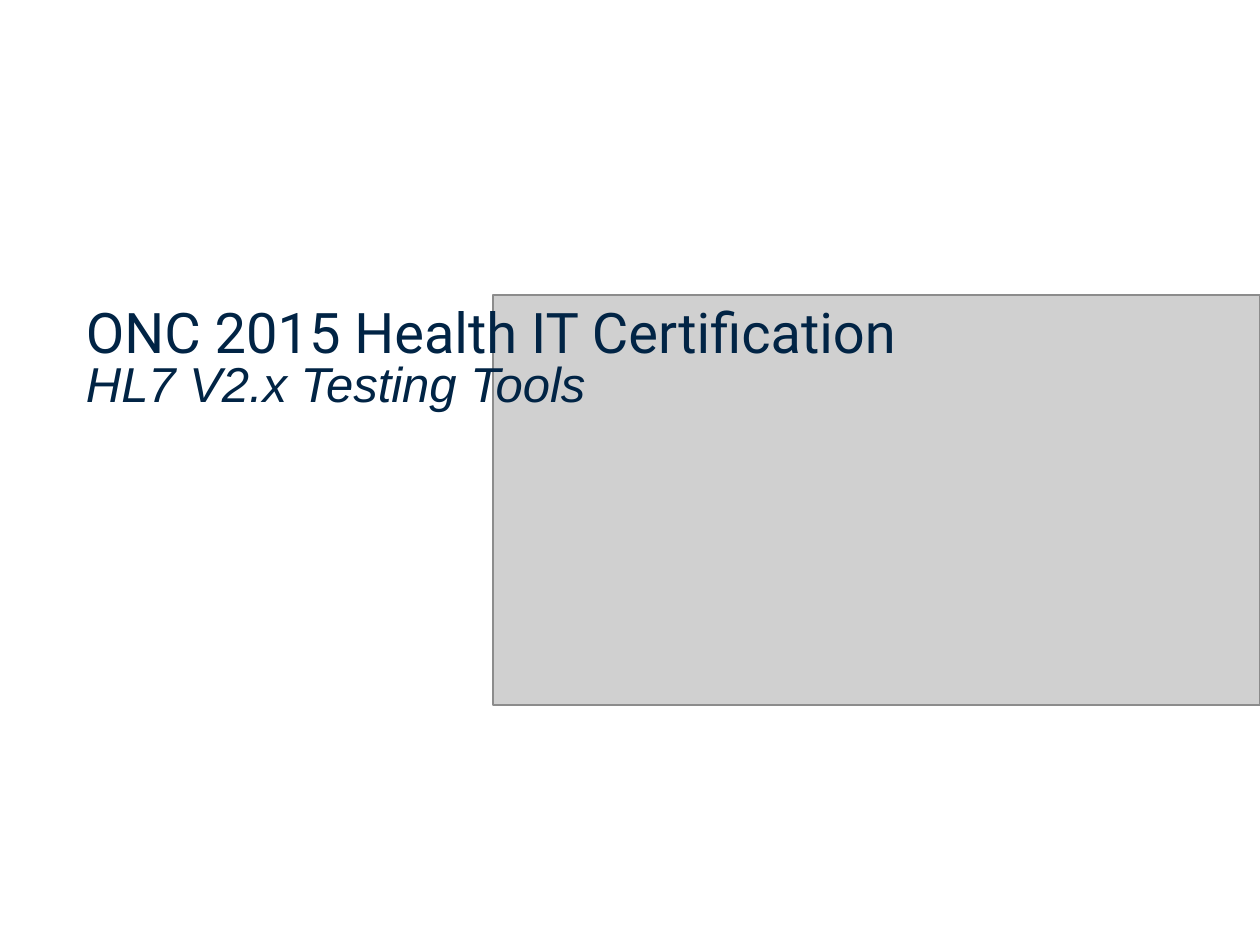
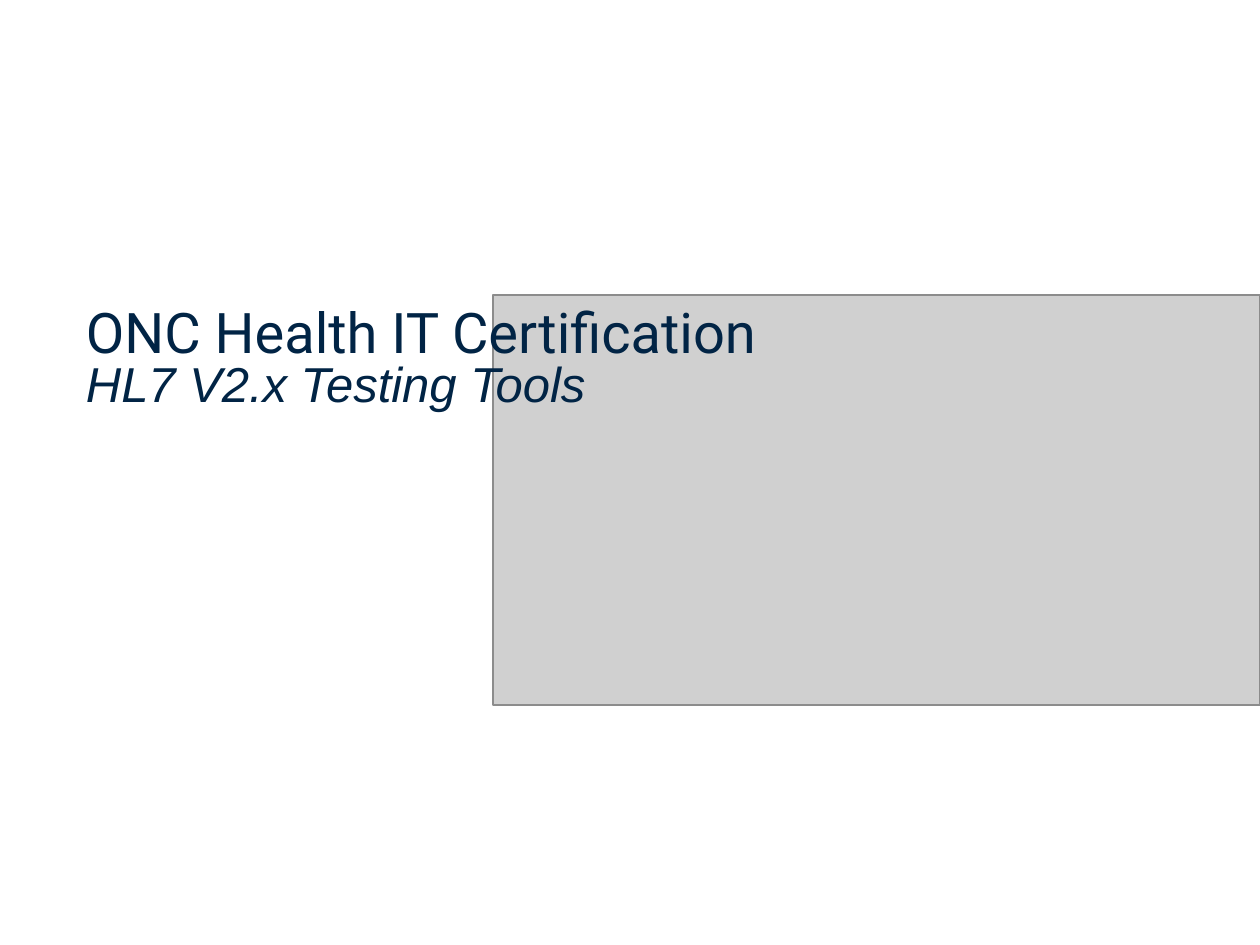
Before and after one commit to usnistgov/hit-iz-tool, a slide deck: slide 4 of hit-iz-resource/src/main/resources/Documentation/UserDocs/app/NIST-HL7v2-Understanding-Validation.pptx. Drawn at 1260x945 pixels with LibreOffice and Linux fonts; fonts in the diff are those of the drawing; grey boxes stand for pictures; background and template pictures are left out. Boxes give left, top, right and bottom in pixels: in the first picture for what was removed or moved away, otherwise in the second. Text is boxed around its words. In the diff, an @@ line names an element or a change of style, - is before the commit and + after.

```diff
--- a/hit-iz-resource/src/main/resources/Documentation/UserDocs/app/NIST-HL7v2-Understanding-Validation.pptx
+++ b/hit-iz-resource/src/main/resources/Documentation/UserDocs/app/NIST-HL7v2-Understanding-Validation.pptx
@@ text at bbox=[86, 302, 756, 367]: text changed @@
-ONC 2015 Health IT Certification
+ONC Health IT Certification
```
Also in this commit, not shown: 2 other slides changed, 14 other files.
